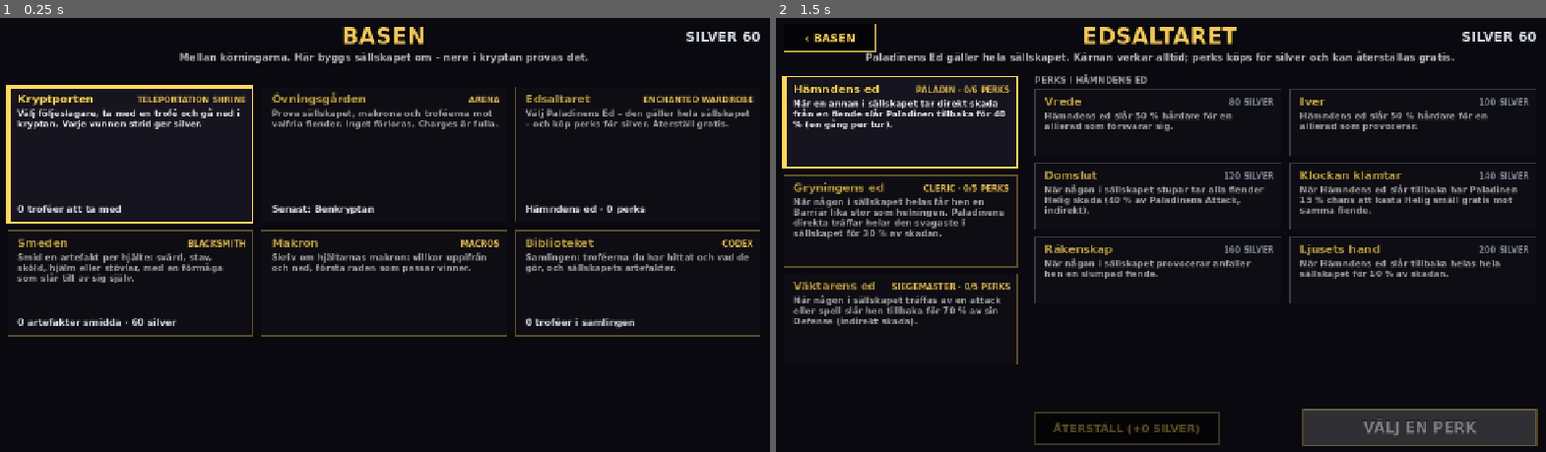
Above: before the commit, frames 1-2 (left to right).
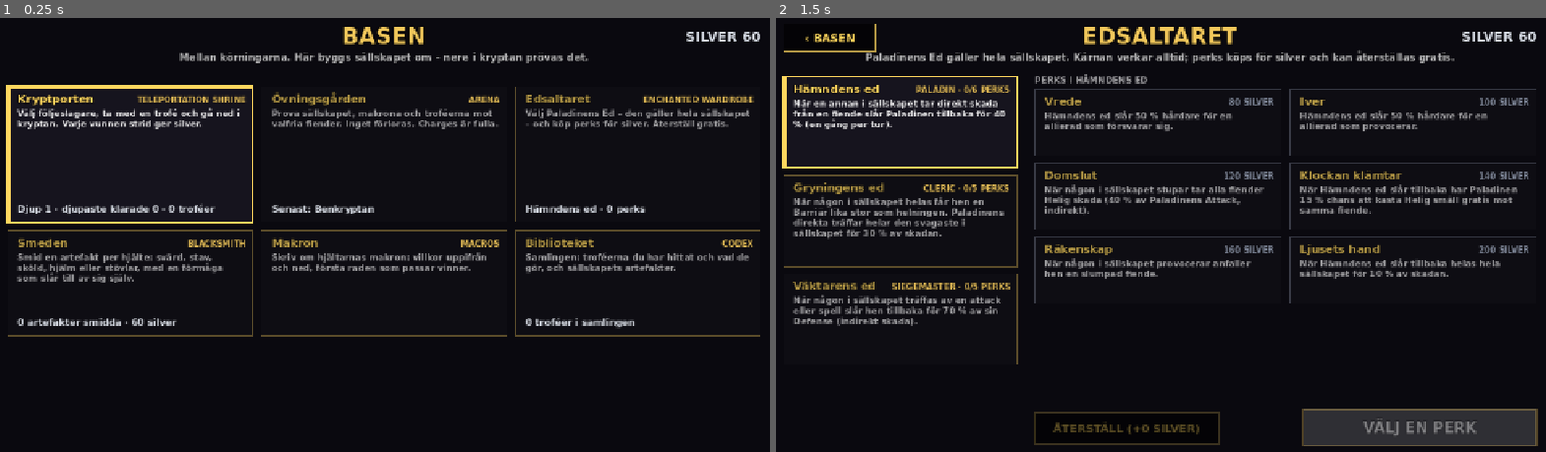
Above: after the commit, the same moments.

Repository: broklyn777/de-edsvurna
Game: Godot game, scene res://scenes/base.tscn
The game is run twice, just before and just after one commit, with the same random seed, the same clock (stepped at 60 frames per second) and the same inputs.
Inputs (mouse positions are in pixels of both pictures, inside the frame that each line leads up to):
- Up to frame 1 (0.25 s): no input
- Up to frame 2 (1.5 s): tap Enter at 0.5 s; move the mouse to (1330, 213) at 0.52 s; tap 1 at 0.6 s; click (1330, 213) at 0.67 s; tap Space at 1.25 s; drag from (999, 256) to (1122, 321) at 1.27 s

The runs differ from the first frame. In frame 1, 0.3% of the frame differs, in the area x 2-29%, y 42-46%; in frame 2, nothing differs.

Commit message:
Choose depth at the crypt gate and inspect units by holding them
Co-Authored-By: Claude Opus 5.5 <noreply@anthropic.com>

Diff:
--- a/scripts/battle/battle.gd
+++ b/scripts/battle/battle.gd
@@ -46,6 +46,12 @@
 ## Auto: hjältar med standardhandling Makro kör sitt makro varje tur.
 var _auto := false
 var _targets: Array[String] = []
+## Inspect (Siralim): tryck och håll på en figur för att se dess egenskaper. Kostar ingen tur.
+const INSPECT_HOLD_MS := 450
+var _press_pos := Vector2.ZERO
+var _press_ms := -1
+var _press_unit := ""
+var _inspecting := false
 var _default_target := ""
 var _hitstop_until := 0
 var _slowmo_until := 0
@@ -70,7 +76,7 @@
 	if state.charges.is_empty():
 		state.fill_charges(data)
 	sim = CombatSim.create(data, state.encounter(), seed_value, state.party, state.hero_traits(data), state.charges,
-			state.artifacts)
+			state.artifacts, state.depth)
 	data = sim.data  # med artefakternas egenskaper
 	_auto = demo
 	_build_scene()
@@ -186,6 +192,9 @@
 
 func _process(delta: float) -> void:
 	var now_ms := Time.get_ticks_msec()
+	if _press_ms >= 0 and not _inspecting and _press_unit != "" and now_ms - _press_ms >= INSPECT_HOLD_MS:
+		_inspecting = true
+		_show_inspect(_press_unit)
 	if now_ms < _hitstop_until:
 		Engine.time_scale = 0.05 * _speed
 	elif now_ms < _slowmo_until:
@@ -252,22 +261,57 @@
 				_toggle_auto()
 			KEY_R:
 				_restart()
-	elif event is InputEventMouseButton and event.pressed and event.button_index == MOUSE_BUTTON_LEFT:
+	elif event is InputEventMouseMotion and _press_ms >= 0 and event.position.distance_to(_press_pos) > 30.0:
+		_press_unit = ""  # fingret flyttades: ingen Inspect
+	elif event is InputEventMouseButton and event.button_index == MOUSE_BUTTON_LEFT:
+		if event.pressed:
+			_press_pos = event.position
+			_press_ms = Time.get_ticks_msec()
+			_press_unit = _unit_at(event.position, sim.units.filter(func(u: CombatUnit) -> bool: return u.alive)
+					.map(func(u: CombatUnit) -> String: return u.id))
+			return
+		_press_ms = -1
+		if _inspecting:
+			_inspecting = false
+			overlay.hide_inspect()
+			return
 		if _choosing == "":
 			return
-		var best := ""
-		var best_d := 80.0
-		for id in _targets:
-			var m: UnitModel = models[id]
-			# Träffytan går från fötterna till huvudet, så att hela figuren går att trycka på.
-			var feet := world.project(m.global_position)
-			var head := world.project(m.head_position())
-			var d := _dist_to_segment(event.position, feet, head)
-			if d < best_d:
-				best_d = d
-				best = id
+		var best := _unit_at(event.position, _targets)
 		if best != "":
 			_do(_choosing, best)
+
+
+## Figuren närmast punkten bland ids (inom 80 px), eller "".
+func _unit_at(pos: Vector2, ids: Array) -> String:
+	var best := ""
+	var best_d := 80.0
+	for id in ids:
+		var m: UnitModel = models[id]
+		# Träffytan går från fötterna till huvudet, så att hela figuren går att trycka på.
+		var feet := world.project(m.global_position)
+		var head := world.project(m.head_position())
+		var d := _dist_to_segment(pos, feet, head)
+		if d < best_d:
+			best_d = d
+			best = id
+	return best
+
+
+## Visar figurens stats och egenskaper (dolda delar och artefaktens egenskap räknas inte).
+func _show_inspect(unit_id: String) -> void:
+	var u := sim.unit(unit_id)
+	var lines: Array[String] = ["Liv %d/%d · Attack %d · Intelligence %d · Defense %d · Speed %d" % [
+			u.hp, u.max_hp, u.attack, u.intelligence, u.defense_now(), u.speed]]
+	for trait_id in u.traits:
+		var t: Dictionary = data.traits[trait_id]
+		if not t.get("hidden", false):
+			lines.append("%s: %s" % [t.name, t.text])
+	if lines.size() == 1:
+		lines.append("Inga egenskaper.")
+	if u.team == 1:
+		lines.append("Djup %d · stats ×%.2f" % [sim.depth, CombatSim.enemy_mult(data.encounters[run.state.encounter()], sim.depth)])
+	overlay.show_inspect(u.name, lines)
 
 
 func _on_action_chosen(action: String, ability_id: String) -> void:
--- a/scripts/battle/overlay.gd
+++ b/scripts/battle/overlay.gd
@@ -16,6 +16,9 @@
 var _t := 0.0
 ## Extra rader under resultatet (kvittot).
 var lines: Array[String] = []
+## Inspect: en figurs namn och rader (stats och egenskaper) medan spelaren håller fingret på den.
+var inspect_title := ""
+var inspect_lines: Array[String] = []
 
 
 func _ready() -> void:
@@ -36,6 +39,16 @@
 func message(text: String) -> void:
 	_message = text
 	_message_t = 1.4
+
+
+func show_inspect(title: String, rows: Array[String]) -> void:
+	inspect_title = title
+	inspect_lines = rows
+
+
+func hide_inspect() -> void:
+	inspect_title = ""
+	inspect_lines = []
 
 
 func set_result(result: String, sub: String, title := "") -> void:
@@ -92,6 +105,16 @@
 		draw_set_transform(Vector2(w / 2, 150), 0, Vector2.ONE * pop)
 		UiStyle.text(self, Vector2(-w / 2, 0), _announce, 30, Color(1, 0.55, 0.2, a), HORIZONTAL_ALIGNMENT_CENTER, w, 6)
 		draw_set_transform(Vector2.ZERO)
+	if inspect_title != "":
+		var bw := minf(w - 40.0, 760.0)
+		var r := Rect2((w - bw) / 2.0, 70, bw, 70 + inspect_lines.size() * 46)
+		draw_rect(r, Color(0.03, 0.025, 0.05, 0.94))
+		draw_rect(r, Color(UiStyle.TRAIT_GOLD, 0.8), false, 2.0)
+		UiStyle.text(self, r.position + Vector2(0, 38), inspect_title, 28, UiStyle.GOLD, HORIZONTAL_ALIGNMENT_CENTER, bw, 5)
+		for i in inspect_lines.size():
+			var font := UiStyle.bold()
+			var pos := r.position + Vector2(20, 76 + i * 46)
+			draw_multiline_string(font, pos, inspect_lines[i], HORIZONTAL_ALIGNMENT_LEFT, bw - 40, 17, 2, Color(1, 1, 1, 0.9))
 	if _message_t > 0.0:
 		UiStyle.text(self, Vector2(0, h - 150), _message, 20, Color(1, 0.35, 0.3, minf(1.0, _message_t * 2.0)),
 				HORIZONTAL_ALIGNMENT_CENTER, w, 5)
--- a/scripts/game/run.gd
+++ b/scripts/game/run.gd
@@ -50,8 +50,8 @@
 	_dev_args()
 
 
-## Utvecklarargument (efter `--`): --floor=<n> startar striden på våning n (0–2),
-## --camp visar lägret efter första striden.
+## Utvecklarargument (efter `--`): --floor=<n> startar striden på våning n (0–2), --depth=<n> väljer
+## djup, --camp visar lägret efter första striden.
 func _dev_args() -> void:
 	for arg in OS.get_cmdline_user_args():
 		if arg.begins_with("--floor="):
@@ -62,6 +62,9 @@
 			# --artifact=<hjälte>:<typ>:<förmåga>, t.ex. brokk:shield:healing_light (bara den här körningen)
 			var parts := arg.get_slice("=", 1).split(":")
 			state.artifacts[parts[0]] = {"type": parts[1], "ability": parts[2] if parts.size() > 2 else ""}
+		elif arg.begins_with("--depth="):
+			# --depth=<n> spelar på djup n (bara den här körningen)
+			state.depth = maxi(1, int(arg.get_slice("=", 1)))
 		elif arg == "--macros":
 			get_tree().change_scene_to_file.call_deferred(MACRO_SCENE)
 		elif arg.begins_with("--oath="):
@@ -111,11 +114,13 @@
 		get_tree().change_scene_to_file(BASE_SCENE)
 		return
 	last_receipt = receipt
-	last_silver = profile.win_battle(state.floor)
+	last_silver = profile.win_battle(state.floor, state.depth)
 	offer = state.trophy_offer(data, rng)
 	camp_chosen = ""
 	for t in offer:
 		profile.add_trophy(t)
+	if state.is_last_floor():
+		profile.clear_depth(state.depth)
 	_save()
 	if state.is_last_floor():
 		get_tree().change_scene_to_file(BASE_SCENE)
--- a/scripts/screens/base_screen.gd
+++ b/scripts/screens/base_screen.gd
@@ -67,7 +67,8 @@
 	var data: Dictionary = run.data
 	match id:
 		"gate":
-			return "%d troféer att ta med" % run.collection.size()
+			return "Djup %d · djupaste klarade %d · %d troféer" % [run.profile.depth, run.profile.best_depth,
+					run.collection.size()]
 		"altar":
 			return "%s · %d perks" % [data.traits[run.profile.oath].name,
 					run.profile.owned_perks(run.profile.oath).size()]
--- a/scripts/screens/start_screen.gd
+++ b/scripts/screens/start_screen.gd
@@ -75,6 +75,14 @@
 			if _wearer_rect(i).has_point(p):
 				wearer = party[i]
 				return
+	if _depth_rect(-1).has_point(p):
+		run.profile.choose_depth(run.profile.depth - 1)
+		run.save()
+		return
+	if _depth_rect(1).has_point(p):
+		run.profile.choose_depth(run.profile.depth + 1)
+		run.save()
+		return
 	if _macro_rect().has_point(p):
 		run.open_macros(run.START_SCENE)
 		return
@@ -120,6 +128,11 @@
 
 func _back_rect() -> Rect2:
 	return Rect2(MARGIN, 18, 150, 44)
+
+
+## Realm Depth: −1 till vänster, +1 till höger om siffran (nere till vänster).
+func _depth_rect(dir: int) -> Rect2:
+	return Rect2(MARGIN + (0.0 if dir < 0 else 170.0), size.y - 70, 50, 50)
 
 
 func _macro_rect() -> Rect2:
@@ -169,8 +182,24 @@
 			UiStyle.text(self, r.position + Vector2(0, 24), data.heroes[party[i]].name, 15, Color.WHITE,
 					HORIZONTAL_ALIGNMENT_CENTER, r.size.x, 3)
 
+	_draw_depth()
 	UiStyle.big_button(self, _button_rect(), "IN I KRYPTAN", _t, companions.size() == 3)
 	_small_button(_macro_rect(), "MAKRON")
+
+
+func _draw_depth() -> void:
+	var prof: Profile = run.profile
+	UiStyle.text(self, Vector2(MARGIN, size.y - 80), "DJUP (DJUPASTE KLARADE: %d)" % prof.best_depth, 14, Color(1, 1, 1, 0.6))
+	var can_down := prof.depth > 1
+	var can_up := prof.depth < prof.max_depth()
+	_small_button(_depth_rect(-1), "−" if can_down else "")
+	_small_button(_depth_rect(1), "+" if can_up else "")
+	UiStyle.text(self, Vector2(MARGIN + 50, size.y - 36), str(prof.depth), 34, UiStyle.GOLD, HORIZONTAL_ALIGNMENT_CENTER, 120, 6)
+	var lines := ["Fiender +%d %%" % roundi((CombatSim.depth_mult(prof.depth) - 1.0) * 100.0),
+			"Silver +%d %%" % roundi(Profile.SILVER_PER_DEPTH * (prof.depth - 1) * 100.0),
+			"Troféchans %d %%" % roundi(RunState.trophy_chance(prof.depth) * 100.0)]
+	for i in lines.size():
+		UiStyle.text(self, Vector2(MARGIN + 232, size.y - 56 + i * 18), lines[i], 14, Color(1, 1, 1, 0.7))
 
 
 func _small_button(r: Rect2, label: String) -> void:
